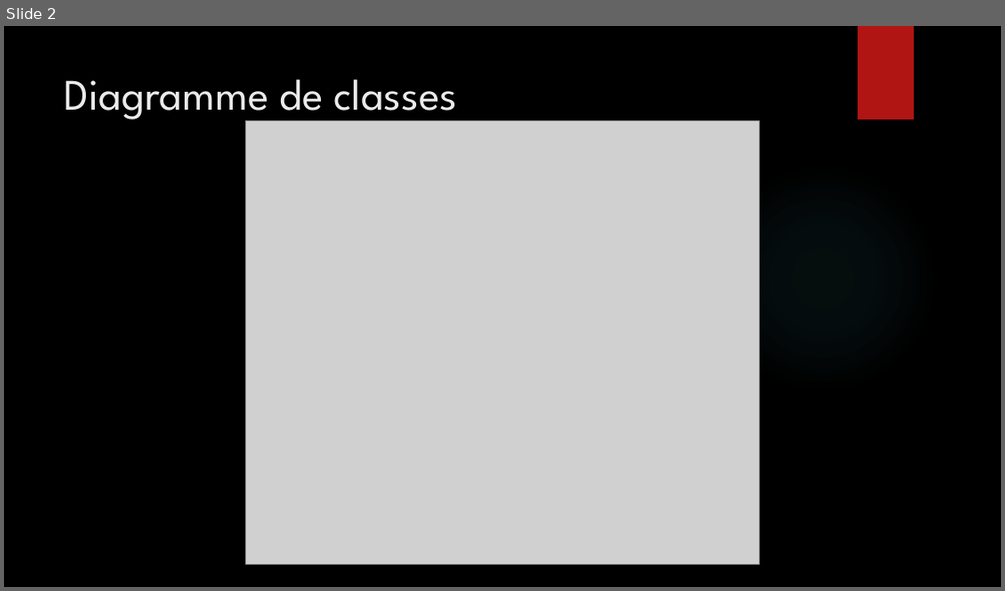
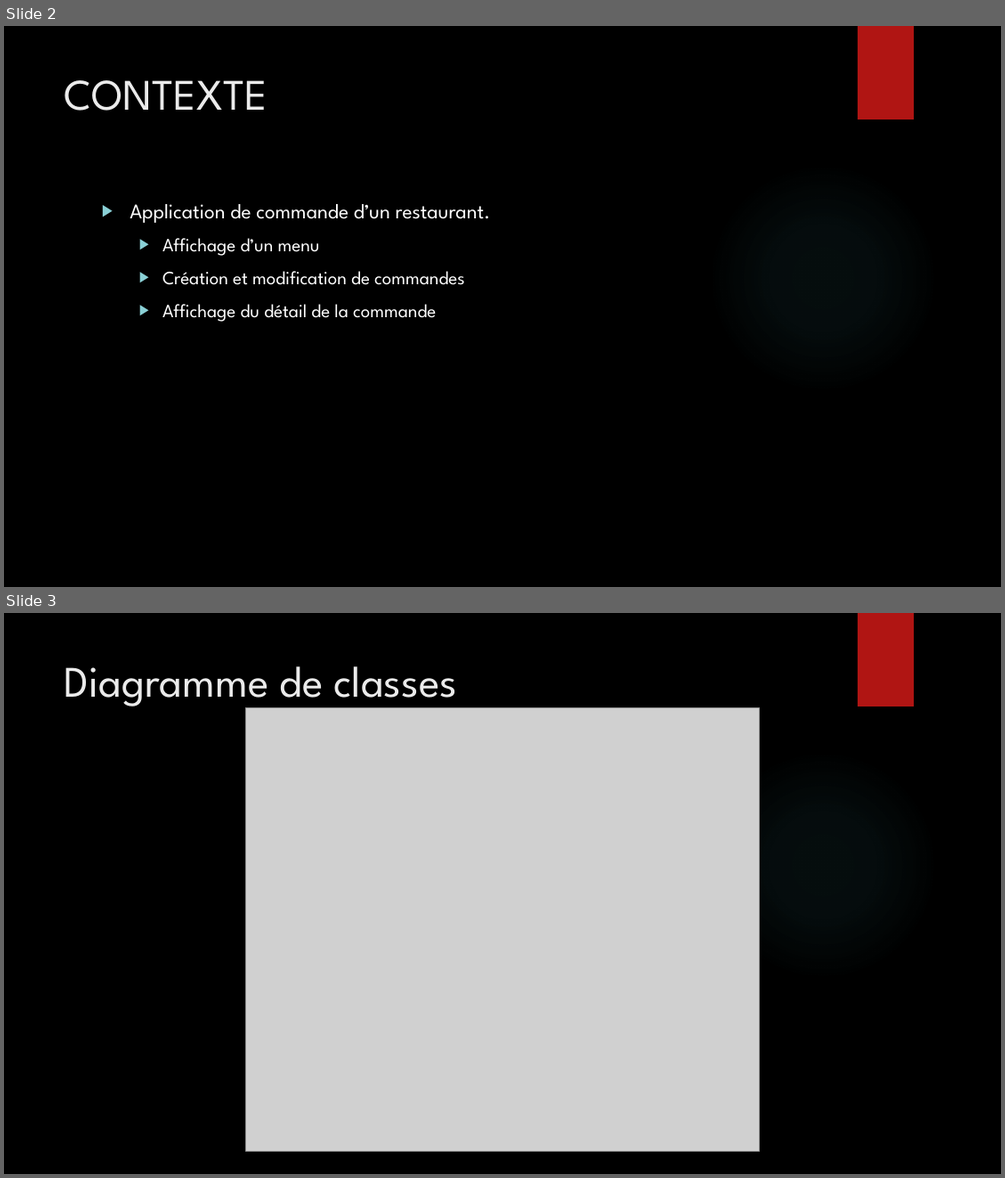
Before and after one commit to DienF/Projet-Finale, a slide deck: Présentation projet de Génie Logiciel.pptx. Shown one above the other, each under a label of ours: slide 2 before the commit, slides 2 and 3 after it. The pictures are 1005x591 and 1005x1178 pixels, drawn with LibreOffice and Linux fonts; fonts in the diff are those of the drawing; grey boxes stand for pictures; background and template pictures are left out. Boxes give left, top, right and bottom in pixels: in the first picture for what was removed or moved away, otherwise in the second. Text is boxed around its words. In the diff, an @@ line names an element or a change of style, - is before the commit and + after.

```diff
--- a/Présentation projet de Génie Logiciel.pptx
+++ b/Présentation projet de Génie Logiciel.pptx
@@ slide 2 added at (4, 26, 1001, 587), background picture (left out); not listed: 2 template elements that a slide beside it also shows @@
@@ title added at (65, 80, 268, 111), 42 pt, text #EBEBEB @@
+CONTEXTE
@@ text added at (129, 204, 491, 321), 18 pt, text #FFFFFF @@
+▶ Application de commande d’un restaurant.
+  ▶ Affichage d’un menu
+  ▶ Création et modification de commandes
+  ▶ Affichage du détail de la commande
@@ what was slide 2 is now slide 3 @@
```
Also in this commit, not shown: 1 slide changed, 3 other slides added.
